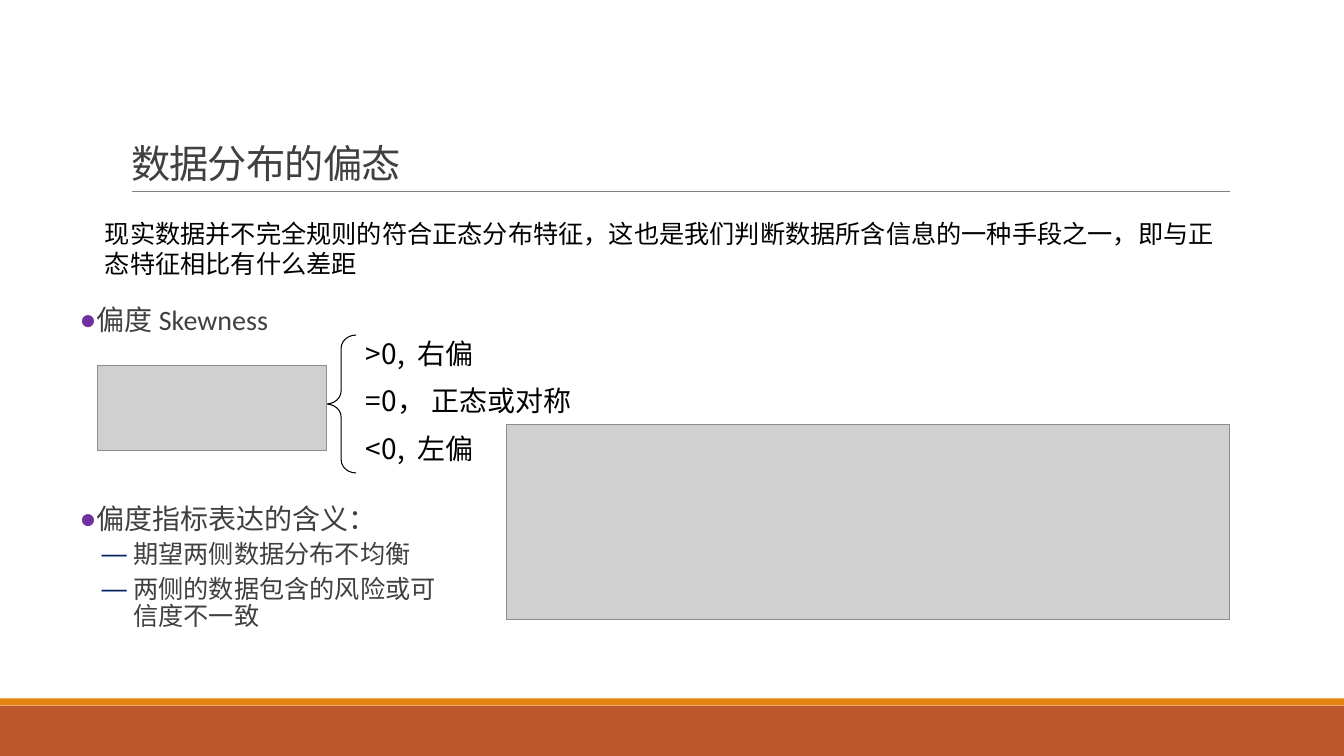
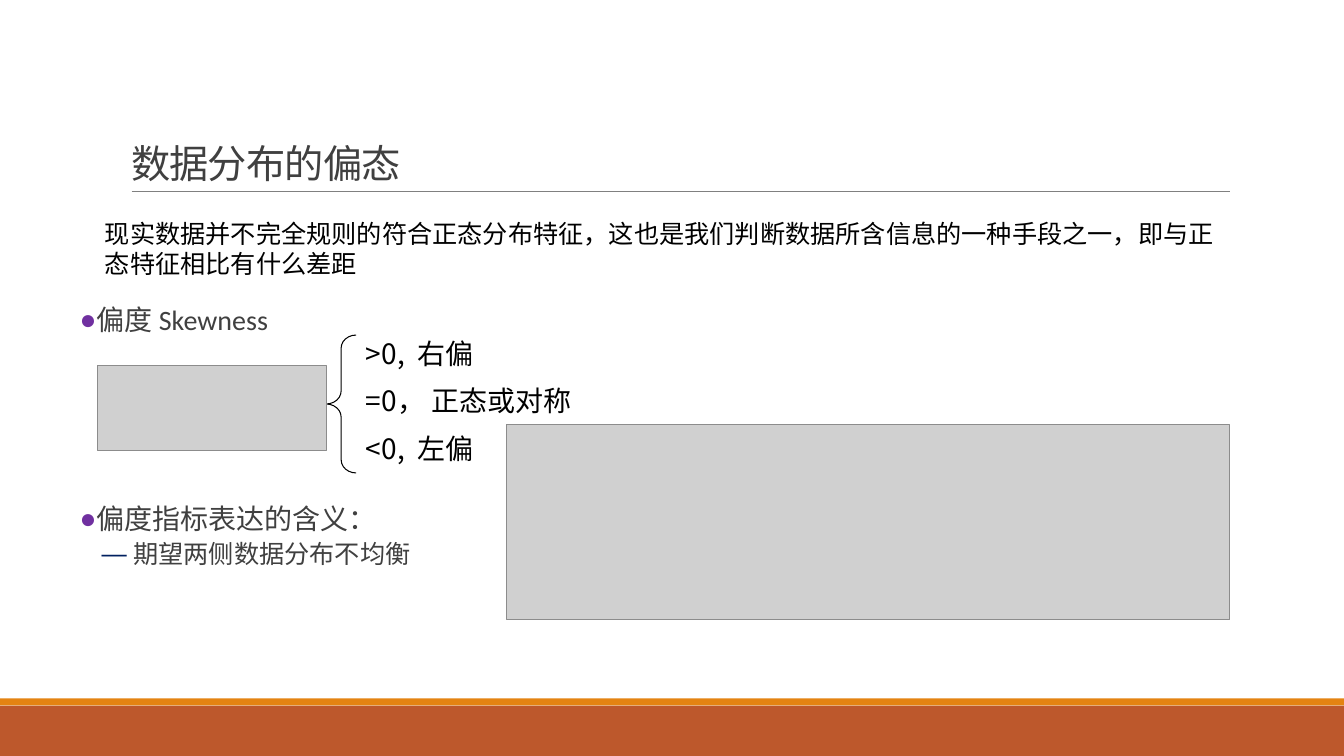
Before and after one commit to exoplanetX/DataAnalytics, a slide deck: slide 12 of 数据分析-4-非参数分析.pptx (slide 11 before the commit). Drawn at 1344x756 pixels with LibreOffice and Linux fonts; fonts in the diff are those of the drawing; grey boxes stand for pictures. Boxes give left, top, right and bottom in pixels: in the first picture for what was removed or moved away, otherwise in the second. Text is boxed around its words. In the diff, an @@ line names an element or a change of style, - is before the commit and + after.

```diff
--- a/数据分析-4-非参数分析.pptx
+++ b/数据分析-4-非参数分析.pptx
@@ text at (133, 577, 435, 627): paragraph removed @@
-  — 两侧的数据包含的风险或可信度不一致
```
Also in this commit, not shown: 4 other slides changed, 1 slide added.
